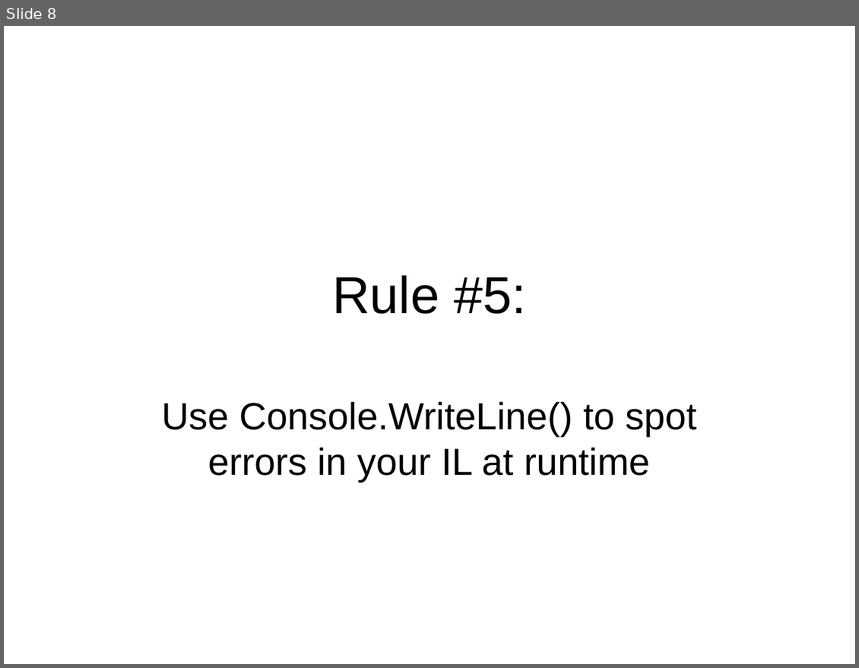
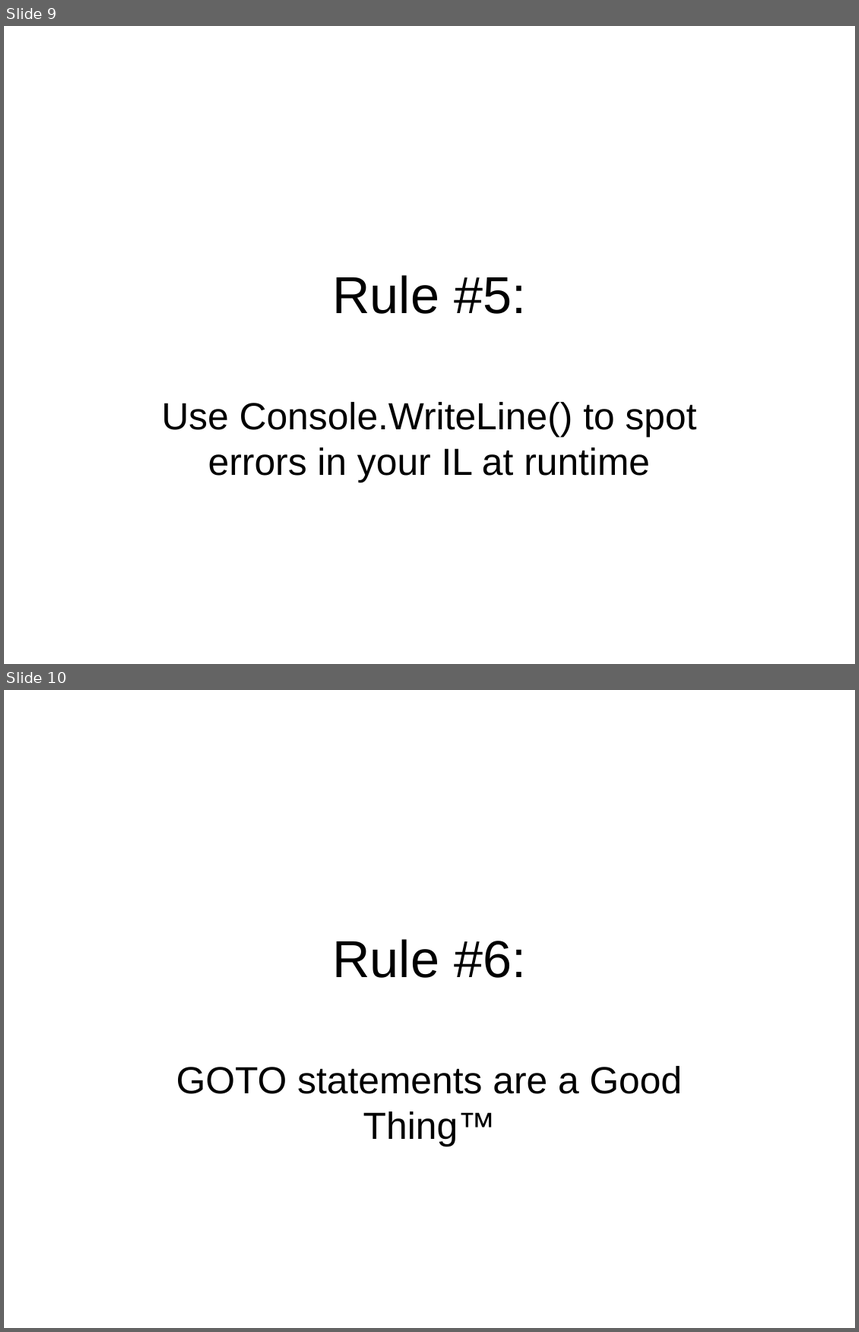
Before and after one commit to philiplaureano/ILRewritingTalk, a slide deck: Ten Simple Rules for Rewriting IL.ppt. Shown one above the other, each under a label of ours: slide 8 before the commit, slides 9 and 10 after it. The pictures are 859x668 and 859x1332 pixels, drawn with LibreOffice and Linux fonts; fonts in the diff are those of the drawing. Boxes give left, top, right and bottom in pixels: in the first picture for what was removed or moved away, otherwise in the second. Text is boxed around its words. In the diff, an @@ line names an element or a change of style, - is before the commit and + after.

Commit message:
Updated slides with all of the ten rules and added text file dumps for Rule 2

```diff
--- a/Ten Simple Rules for Rewriting IL.ppt
+++ b/Ten Simple Rules for Rewriting IL.ppt
@@ slide 10 added at box(4, 690, 855, 1328), background #FFFFFF @@
@@ title added at box(332, 939, 526, 978), 44 pt, text #000000 @@
+Rule #6:
@@ subtitle added at box(177, 1066, 683, 1147), 32 pt, text #000000 @@
+GOTO statements are a Good Thing™
@@ what was slide 8 is now slide 9 @@
```
Also in this commit, not shown: 5 other slides added, 15 other files.
